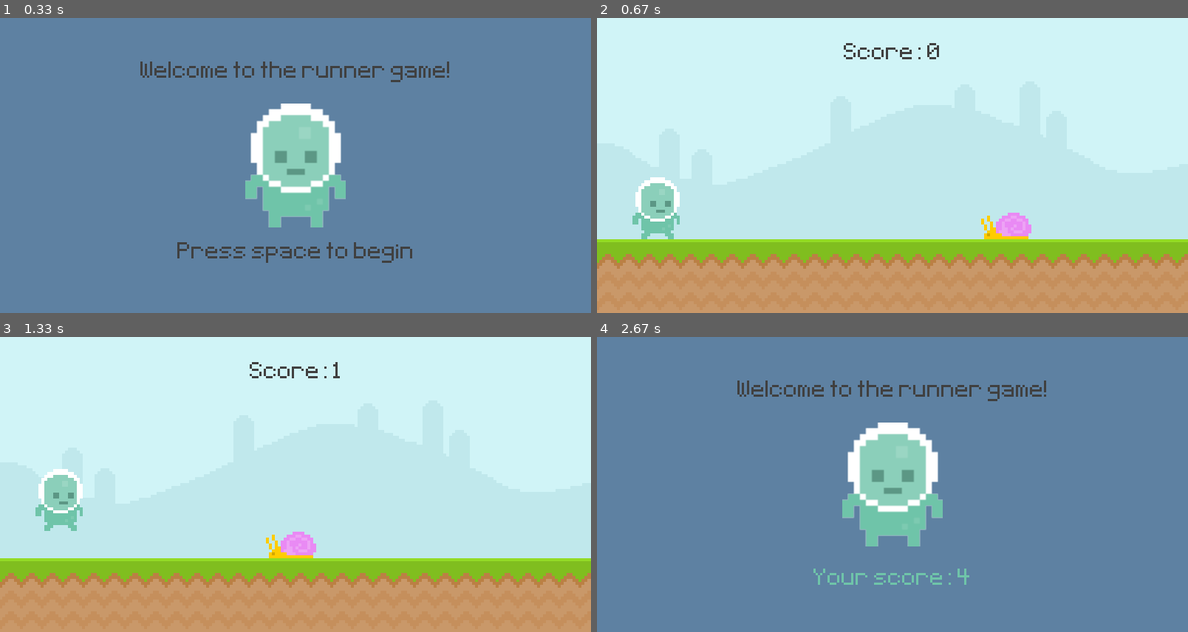
Above: before the commit, frames 1-4 (two rows, left to right).
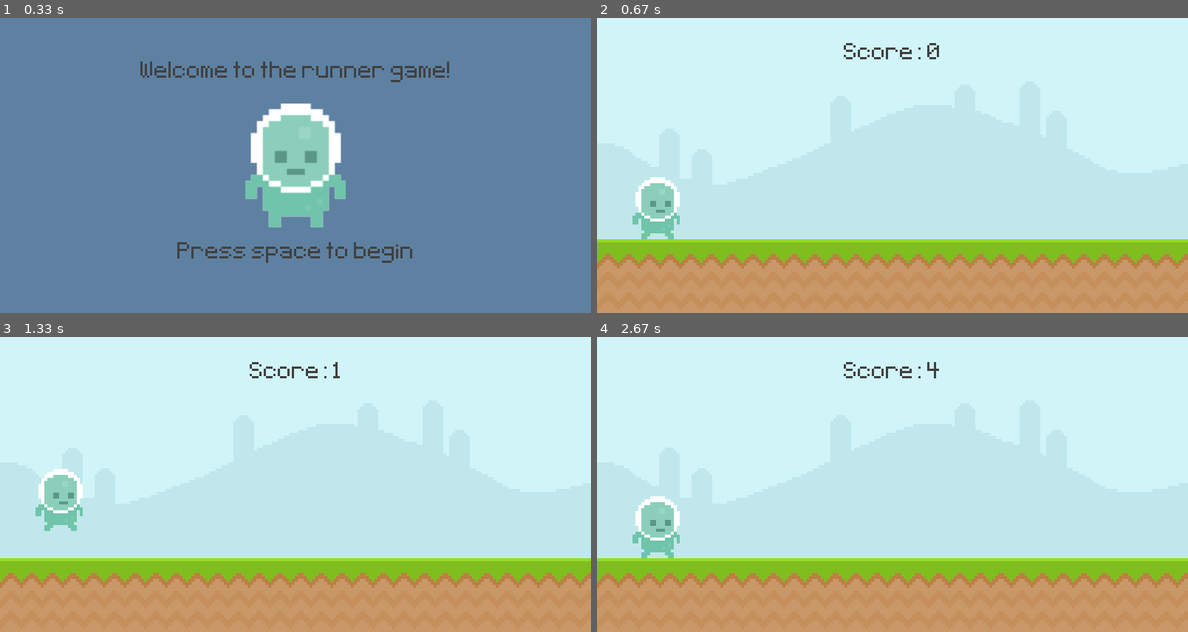
Above: after the commit, the same moments.

Repository: gabrielgimenes92/pygame_tutorial
Game: pygame game, started from pygameTutorial.py
Same seed, same stepped clock (60 frames per second), same inputs: the game is played once before the commit and once after it.
Inputs (mouse positions are in pixels of both pictures, inside the frame that each line leads up to):
- Up to frame 1 (0.33 s): no input
- Up to frame 2 (0.67 s): tap Space at 0.33 s
- Up to frame 3 (1.33 s): click (59, 525) at 0.72 s
- Up to frame 4 (2.67 s): tap Space at 2, 2.4 s

Frame 1 is identical in both runs. In frame 2, 0.6% of the frame differs, in the area x 65-74%, y 66-75%; in frame 3, 0.6%; in frame 4, 100%, in the area x 0-100%, y 0-100%.

Commit message:
Removes comments for code organization and adds timer

Diff:
--- a/pygameTutorial.py
+++ b/pygameTutorial.py
@@ -12,7 +12,7 @@
 
 
 pygame.init()
-screen = pygame.display.set_mode((800, 400))  # width and height
+screen = pygame.display.set_mode((800, 400))
 pygame.display.set_caption('Runner')
 
 icon = pygame.image.load('graphics/runner_icon.jpeg')
@@ -24,13 +24,11 @@
 start_time = 0
 score = 0
 
-# convert image to a format easier for pygame
 sky_surface = pygame.image.load('graphics/Sky.png').convert()
 ground_surface = pygame.image.load('graphics/ground.png').convert()
-# score_surf = test_font.render('My game', False, (64, 64, 64))
-# score_rect = score_surf.get_rect(center=(400, 50))
 
-# with convert_alpha deletes the alpha values
+
+# Obstacles
 snail_surf = pygame.image.load('graphics/snail/snail1.png').convert_alpha()
 snail_rect = snail_surf.get_rect(midbottom=(600, 300))
 
@@ -39,7 +37,7 @@
 player_rect = player_surf.get_rect(midbottom=(80, 300))
 player_gravity = 0
 
-# intro screen
+# Intro screen
 player_stand = pygame.image.load(
     'graphics/player/player_stand.png').convert_alpha()
 player_stand = pygame.transform.rotozoom(player_stand, 0, 2)
@@ -51,6 +49,9 @@
     f'Press space to begin', False, (64, 64, 64))
 game_instruction_rect = game_instruction.get_rect(center=(400, 320))
 
+# Timer
+obstacle_timer = pygame.USEREVENT + 1
+pygame.time.set_timer(obstacle_timer, 900)
 
 while True:
     for event in pygame.event.get():
@@ -69,20 +70,14 @@
                 snail_rect.left = 600
                 game_active = True
                 start_time = pygame.time.get_ticks()
+        if event.type == obstacle_timer and game_active:
+            print("test")
 
     if game_active:
-        # block image transfer -> puts one surface on anothe surface
         screen.blit(sky_surface, (0, 0))
         screen.blit(ground_surface, (0, 300))
-        # pygame.draw.rect(screen, '#c0e8ec', score_rect)
-        # pygame.draw.rect(screen, '#c0e8ec', score_rect, 10)
-        # screen.blit(score_surf, score_rect)
+
         score = display_score()
-
-        snail_rect.x -= 4
-        if snail_rect.right < 0:
-            snail_rect.left = 800
-        screen.blit(snail_surf, snail_rect)
 
         # Player
         player_gravity += 1
